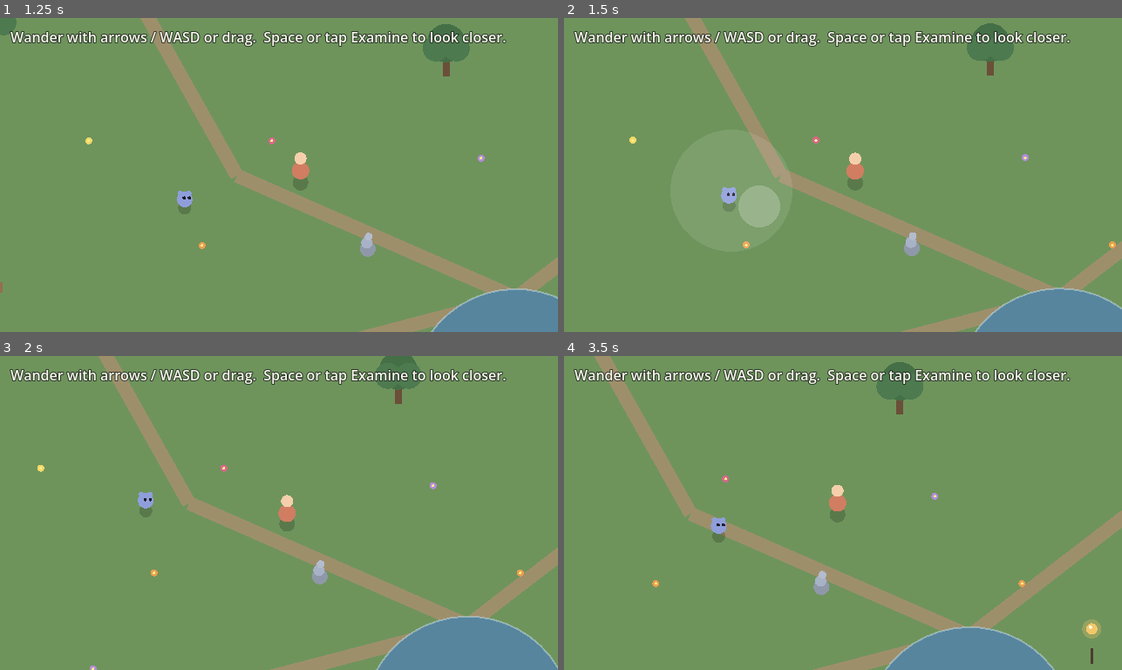
Above: before the commit, frames 1-4 (two rows, left to right).
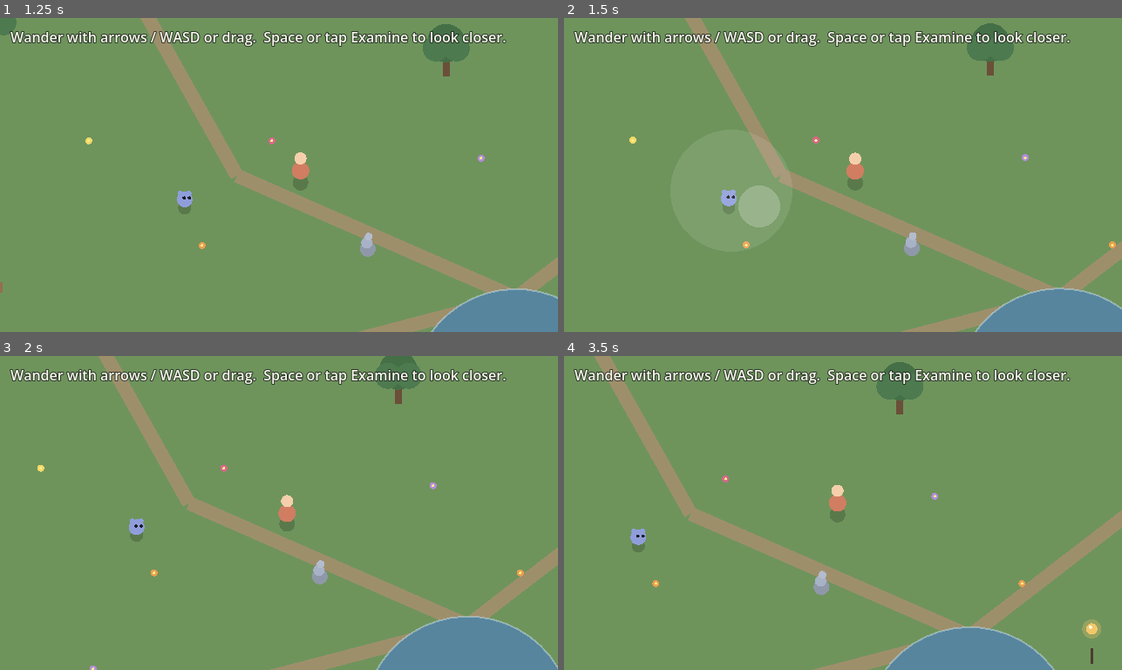
Above: after the commit, the same moments.

Repository: maximusunc/pokepals
Game: Godot game, scene res://scenes/world.tscn
Two runs of this game, one before a commit and one after it. Both use one fixed random seed, a clock stepped at 60 frames per second and the inputs below.
Inputs (mouse positions are in pixels of both pictures, inside the frame that each line leads up to):
- Up to frame 1 (1.25 s): tap Enter (ui_accept) at 0.5, 0.77 s; move the mouse to (401, 159) at 0.52 s; hold Right (ui_right) from 0.53 s (still down); click (401, 159) at 0.67 s
- Up to frame 2 (1.5 s): release Right (ui_right) at 1.25 s; drag from (731, 190) to (815, 237) at 1.27 s
- Up to frame 3 (2 s): no input
- Up to frame 4 (3.5 s): move the mouse to (898, 443) at 2.02 s; hold Right (ui_right) 2.03-2.75 s; drag from (815, 575) to (675, 465) at 2.77 s

Frame 1 is identical in both runs. In frame 2, less than 0.1% of the frame differs, in the area x 28-31%, y 53-60%; in frame 3, 0.4%; in frame 4, 0.4%, in the area x 11-30%, y 51-63%.

Commit message:
Widen the fresh companion's range to the whole map; add a bond time_scale
Push the independent-companion feel to its extreme: a fresh companion's
comfortable distance is now map-scale (follow_near_low ~2400px on a
~2784px-diagonal map), so it has no pull to follow anywhere on the map and
roams freely, often off-screen, living its own life. The leash only comes
to matter as the bond deepens and the comfort distance tightens toward the
snug at-your-side follow_near.

- Split the walk->run threshold out of follow_far into its own run_distance,
  so a bonded companion can still hustle to catch a moving player even though
  follow_far is now map-scale (for the leash, not the gait).
- Set roam_radius to map scale and lower the wander pick floor so outings
  vary from a few steps to a long ramble, instead of always striking for the
  far edge.
- Recalibrate bond growth to the real game (~10 hours to a close bond) and
  add bond.time_scale, a single multiplier to accelerate the curve while
  tuning feel (145 -> full bond in ~5 min; set to 1.0 to ship).

Update brain + world smoke tests: following/running are now bonded beats, and
a fresh companion is expected to roam free even with the player far away.

Diff:
--- a/pokepals/data/companion.json
+++ b/pokepals/data/companion.json
@@ -1,9 +1,10 @@
 {
 	"_comment": "Tunables for how the companion FEELS. Distances are in pixels, speeds in px/sec, intervals in seconds. 'p …(231 unchanged characters)…
-	"_follow_comment": "The companion's comfortable distance TIGHTENS as the bond grows. Fresh, it keeps a wide berth (follow_near_low) — its own creature, barely seeming tied to you — and as you bond this shrinks to the snug at-your-side follow_near. That same distance is the follow deadzone, the trailing distance, and the 'near' bubble that feeds bond growth, so an unbonded companion is easy to be 'near' (just share the screen) and a bonded one wants you close. The viewport is 640x360 with the camera locked to the player, so ~180px is roughly the top/bottom edge: a fresh companion can roam almost to the screen edge before follow_far + the leash reel it back.",
+	"_follow_comment": "The companion's comfortable distance TIGHTENS as the bond grows. Fresh, it keeps a berth as wide as the whole map (follow_near_low) — its own creature, free to be anywhere, with NO pull to trail you; the camera is locked to the player, so a fresh companion will often be off-screen, living its own life. As you bond this shrinks to the snug at-your-side follow_near. The map spans about 2220x1680px (a ~2784px diagonal), so follow_near_low/follow_far at map scale mean the leash effectively never reels in a fresh companion anywhere on the map — only a more-bonded one. run_distance is the separate walk->run threshold: how far behind the companion must fall before it hustles to catch up (so a bonded companion can still keep up with a moving player).",
 	"follow_near": 44.0,
-	"follow_near_low": 140.0,
-	"follow_far": 200.0,
+	"follow_near_low": 2400.0,
+	"follow_far": 3200.0,
+	"run_distance": 160.0,
 	"walk_speed": 64.0,
 	"run_speed": 132.0,
 	"accel": 7.5,
@@ -12,21 +13,22 @@
 	"curiosity_cooldown": 3.5,
 	"curiosity_linger": 3.2,
 	"curiosity_stop_distance": 30.0,
-	"_wander_comment": "Self-directed roaming — the independent …(253 unchanged characters)… rays when there's no prop to head for — kept just inside the screen so a fresh companion ranges wide without vanishing. roam_pause: [min,max] seconds of stand …(180 unchanged characters)…
+	"_wander_comment": "Self-directed roaming — the independent …(253 unchanged characters)… rays when there's no prop to head for — set to map scale so a fresh companion can end up anywhere on the map (it shrinks on its own as the bond grows). roam_pause: [min,max] seconds of stand …(180 unchanged characters)…
 	"wander_radius": 200.0,
-	"roam_radius": 150.0,
+	"roam_radius": 2400.0,
 	"roam_pause": [1.5, 4.0],
 	"roam_pause_bond_scale": 2.5,
 	"wander_linger": 2.5,
-	"_bond_comment": "The relationship itself (0..1), persisten …(212 unchanged characters)… per_interaction on each shared examine. With these values an engaged player who explores alongside the companion reaches a full bond in roughly 5 minutes, and it is saved so a returning companion already knows you.",
+	"_bond_comment": "The relationship itself (0..1), persisten …(212 unchanged characters)… per_interaction on each shared examine. The base rates are calibrated for the REAL game: continuous play reaches a fairly close bond in roughly 10 hours. 'time_scale' multiplies all growth so you can experience the full fresh->bonded transformation quickly while tuning feel — at 145 a full bond takes about 5 minutes. Set time_scale back to 1.0 for the real game. Bond is saved, so a returning companion already knows you.",
 	"bond": {
 		"init": 0.0,
 		"max": 1.0,
-		"grow_per_sec": 0.0012,
-		"grow_per_sec_near": 0.0026,
-		"grow_per_interaction": 0.02
+		"grow_per_sec": 0.000005,
+		"grow_per_sec_near": 0.000018,
+		"grow_per_interaction": 0.0001,
+		"time_scale": 145.0
 	},
-	"_balance_comment": "How bond tips the wander-vs-follow con …(217 unchanged characters)… e ramping to follow_leash at follow_far) so it never lets you get truly far. follow_eager_low is 0 so a fresh companion has no pull to trail you at all — only the leash, near the screen edge, reels it in. A player-triggered look is fixed well above all of these.",
+	"_balance_comment": "How bond tips the wander-vs-follow con …(217 unchanged characters)… e ramping to follow_leash at follow_far). follow_eager_low is 0 and the comfort distance is map-wide when fresh, so a new companion has no pull to follow anywhere on the map; the leash only comes to matter as the bond deepens and the comfort distance tightens in. A player-triggered look is fixed well above all of these.",
 	"wander_score_low": 7.0,
 	"wander_score_high": 2.0,
 	"follow_eager_low": 0.0,
--- a/pokepals/scripts/world/companion_drives.gd
+++ b/pokepals/scripts/world/companion_drives.gd
@@ -101,11 +101,12 @@
 ## Stay with the player: trail behind them, strolling when just behind, hustling
 ## when far.
 ##
-## How much it WANTS to follow has two parts. Eagerness rises with the bond — a
-## new companion barely cares to trail you, a deeply bonded one wants to be at your
-## side. A distance "leash" adds urgency the farther you get, so that even an
-## independent companion won't let you wander clean off the screen: get far enough
-## and following wins regardless of how new the bond is.
+## How much it WANTS to follow has two parts. Eagerness rises with the bond — a new
+## companion has no urge to trail you at all, a deeply bonded one wants to be at your
+## side. A distance "leash" adds urgency past the (bond-scaled) comfort distance. When
+## fresh that comfort distance is the whole map, so the leash never engages on-screen
+## and the companion is free to be anywhere; only as the bond deepens, and the comfort
+## distance tightens in, does the leash start to reel you together.
 class FollowDrive extends Drive:
 	func evaluate(perception: Dictionary, s: CompanionSelf, cfg: Dictionary, _rng: RandomNumberGenerator) -> float:
 		var dist: float = perception["dist_to_player"]
@@ -122,7 +123,11 @@
 
 	func act(perception: Dictionary, _s: CompanionSelf, cfg: Dictionary, _rng: RandomNumberGenerator, _delta: float) -> Dictionary:
 		var dist: float = perception["dist_to_player"]
-		var speed := float(cfg["run_speed"]) if dist > float(cfg["follow_far"]) else float(cfg["walk_speed"])
+		# Hustle once we've fallen more than run_distance behind, so a bonded companion
+		# can still catch a moving player. This is its own small threshold, separate from
+		# the now map-scale follow_far (which governs the leash, not the gait).
+		var run_at := float(cfg.get("run_distance", cfg.get("follow_far", 200.0)))
+		var speed := float(cfg["run_speed"]) if dist > run_at else float(cfg["walk_speed"])
 		return {
 			"behavior": "follow",
 			"move_target": perception["follow_point"],
@@ -237,8 +242,11 @@
 		var radius := _territory_radius(s, cfg)
 		if perception["has_poi"] and perception["nearest_poi"].distance_to(player_pos) <= radius:
 			return perception["nearest_poi"]
+		# Spread outings across the whole territory — some a few steps away, some a long
+		# ramble to the far edge — so a wide-ranging fresh companion still potters nearby
+		# sometimes rather than always striking out for the horizon.
 		var angle := rng.randf_range(0.0, TAU)
-		var dist := rng.randf_range(radius * 0.35, radius)
+		var dist := rng.randf_range(radius * 0.1, radius)
 		return player_pos + Vector2(cos(angle), sin(angle)) * dist
 
 	# How far the companion can roam from the player before following would win and
--- a/pokepals/scripts/world/companion_self.gd
+++ b/pokepals/scripts/world/companion_self.gd
@@ -108,6 +108,9 @@
 		amount += float(bond_cfg.get("grow_per_sec_near", 0.0)) * delta
 	if perception["has_interaction"]:
 		amount += float(bond_cfg.get("grow_per_interaction", 0.0))
+	# time_scale lets the real ~10-hour bond curve be experienced quickly while tuning
+	# feel: the base rates are the real game, this multiplies them (set to 1.0 to ship).
+	amount *= float(bond_cfg.get("time_scale", 1.0))
 	bond = clampf(bond + amount, 0.0, float(bond_cfg.get("max", 1.0)))
 
 
--- a/pokepals/tests/smoke_world.gd
+++ b/pokepals/tests/smoke_world.gd
@@ -26,12 +26,15 @@
 	if _frames < 4:
 		return false
 
-	# Setup: grab nodes, stop the player driving itself, and place it far away so
-	# the companion must chase.
+	# Setup: grab nodes, stop the player driving itself, and place it far away. A FRESH
+	# companion's comfort range is map-wide, so it would (by design) ignore this and
+	# keep to its own life — following is a bonded beat now, so we bond it first, then
+	# expect it to chase.
 	if _player == null:
 		_player = _world.get_node("Player")
 		_companion = _world.get_node("Companion")
 		_player.set_process(false)
+		_companion._brain.get_self().bond = 1.0
 		_player.position = _companion.position + Vector2(380, 0)
 		_player.velocity = Vector2.ZERO
 		_start_dist = _companion.position.distance_to(_player.position)
--- a/pokepals/tests/test_companion_brain.gd
+++ b/pokepals/tests/test_companion_brain.gd
@@ -13,7 +13,7 @@
 	fails += _test_curious_about_nearby_interaction(cfg)
 	fails += _test_ignores_distant_interaction(cfg)
 	fails += _test_wanders_to_poi_on_its_own(cfg)
-	fails += _test_follow_overrides_self_wander(cfg)
+	fails += _test_fresh_roams_free_when_player_is_far(cfg)
 	fails += _test_low_bond_lingers_when_player_drifts(cfg)
 	fails += _test_high_bond_follows_instead_of_wandering(cfg)
 	fails += _test_bond_grows_with_time_together(cfg)
@@ -26,6 +26,13 @@
 		return 0
 	print("  FAIL  ", label)
 	return 1
+
+
+# A brain whose companion is already fully bonded — for the at-your-side beats.
+static func _bonded_brain(cfg: Dictionary) -> CompanionBrain:
+	var s := CompanionSelf.make_default(cfg)
+	s.bond = 1.0
+	return CompanionBrain.new(cfg, 1, s)
 
 
 static func _ctx(companion_pos: Vector2, player_pos: Vector2, events: Array = []) -> Dictionary:
@@ -61,25 +68,25 @@
 	return fails
 
 
+# A fresh companion's comfort distance is map-wide, so following is a BONDED beat:
+# once bonded it trails a short step behind a player who has moved away.
 static func _test_follows_when_far(cfg: Dictionary) -> int:
-	var brain := CompanionBrain.new(cfg, 1)
-	# A fresh companion keeps a wide berth, so it only trails once the player is well
-	# out toward the edge of its comfort (past follow_near_low, within follow_far): the
-	# leash reels it in and it walks after you.
-	var intent: Dictionary = brain.update(_ctx(Vector2(0, 0), Vector2(175, 0)))
+	var brain := _bonded_brain(cfg)
+	# Just past the snug comfort distance but within run_distance -> walk.
+	var intent: Dictionary = brain.update(_ctx(Vector2(0, 0), Vector2(70, 0)))
 	var fails := 0
-	fails += _ok(intent["behavior"] == "follow", "follows once the player nears the edge of its range")
+	fails += _ok(intent["behavior"] == "follow", "a bonded companion follows when the player steps away")
 	fails += _ok(intent["desired_speed"] == float(cfg["walk_speed"]), "walks while trailing")
 	# Target should sit between companion and player (trailing behind player).
 	var target: Vector2 = intent["move_target"]
-	fails += _ok(target.x < 175.0 and target.x > 0.0, "follow target trails behind the player")
+	fails += _ok(target.x < 70.0 and target.x > 0.0, "follow target trails behind the player")
 	return fails
 
 
 static func _test_runs_when_very_far(cfg: Dictionary) -> int:
-	var brain := CompanionBrain.new(cfg, 1)
+	var brain := _bonded_brain(cfg)
 	var intent: Dictionary = brain.update(_ctx(Vector2(0, 0), Vector2(400, 0)))
-	return _ok(intent["desired_speed"] == float(cfg["run_speed"]), "runs to catch up when beyond follow_far")
+	return _ok(intent["desired_speed"] == float(cfg["run_speed"]), "a bonded companion runs to catch up when it falls far behind")
 
 
 static func _test_curious_about_nearby_interaction(cfg: Dictionary) -> int:
@@ -123,17 +130,18 @@
 	return _ok(wandered, "wanders off on its own to potter about")
 
 
-# The distance "leash": even a barely-bonded, independent companion won't let the
-# player get truly far. With the player well beyond follow_far, following must win
-# over any self-directed wander.
-static func _test_follow_overrides_self_wander(cfg: Dictionary) -> int:
+# The heart of the new range: a fresh companion's territory is the whole map, so even
+# with the player far across it the companion keeps living its own life rather than
+# being yanked to heel. (The leash backstop returns only as the bond deepens — see the
+# high-bond follow test.)
+static func _test_fresh_roams_free_when_player_is_far(cfg: Dictionary) -> int:
 	var brain := CompanionBrain.new(cfg, 7)
 	var poi := Vector2(110, 100)
 	var ever_wandered := false
 	for i in 2000:
 		var ctx := {
 			"companion_pos": Vector2(100, 100),
-			"player_pos": Vector2(400, 100),  # well beyond follow_far
+			"player_pos": Vector2(900, 100),  # far across the map, still within its range
 			"player_velocity": Vector2.ZERO,
 			"delta": 0.05,
 			"events": [],
@@ -143,7 +151,7 @@
 		if brain.update(ctx)["behavior"] == "wander":
 			ever_wandered = true
 			break
-	return _ok(not ever_wandered, "follows the player instead of self-wandering when they're far")
+	return _ok(ever_wandered, "a fresh companion roams free even when the player is far across the map")
 
 
 # The heart of it: a fresh, barely-bonded companion is its own creature. Once it's
